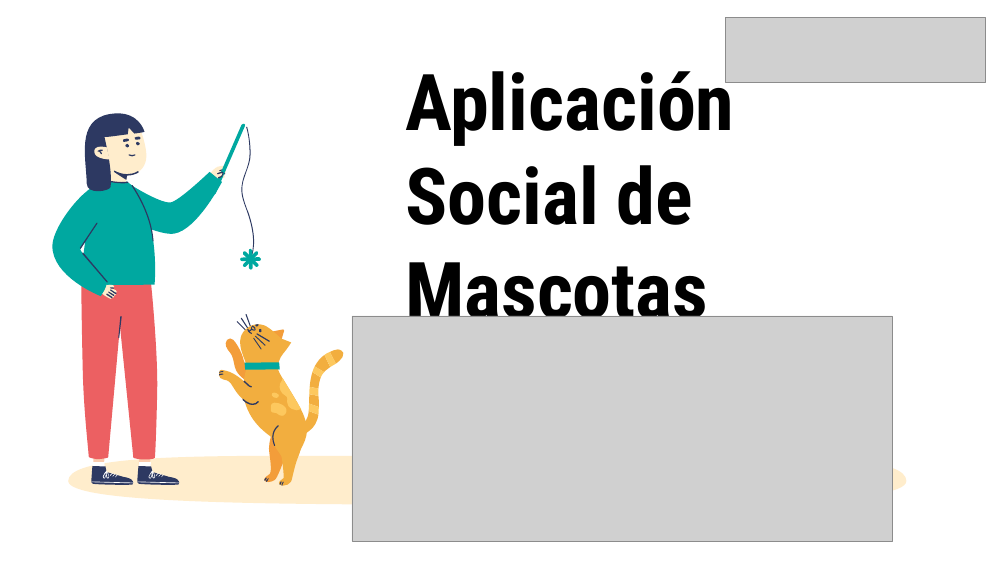
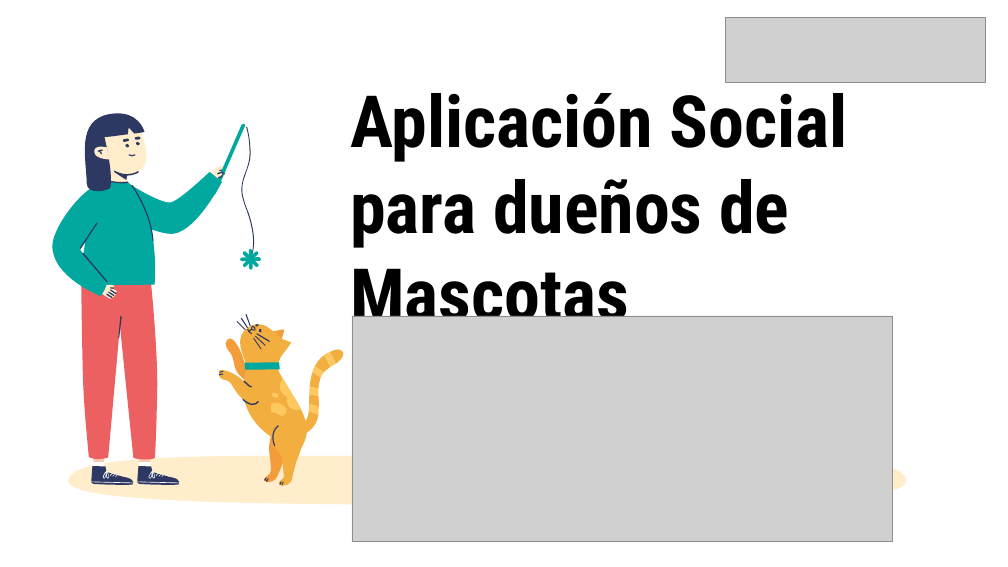
Before and after one commit to Kazeai-chan/Capstone_MyPet, a slide deck: slide 1 of Fase 3/Evidencias Grupales/Presentación Final del Proyecto.pptx. Drawn at 1008x567 pixels with LibreOffice and Linux fonts; fonts in the diff are those of the drawing; grey boxes stand for pictures. Boxes give left, top, right and bottom in pixels: in the first picture for what was removed or moved away, otherwise in the second. Text is boxed around its words. In the diff, an @@ line names an element or a change of style, - is before the commit and + after.

```diff
--- a/Fase 3/Evidencias Grupales/Presentación Final del Proyecto.pptx
+++ b/Fase 3/Evidencias Grupales/Presentación Final del Proyecto.pptx
@@ text at (x1=350, y1=81, x2=847, y2=337): text changed; size 74.6 to 68.6 pt @@
-Aplicación Social de Mascotas
+Aplicación Social para dueños de Mascotas
```
Also in this commit, not shown: 1 other slide changed.
